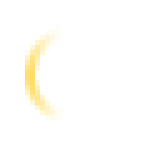
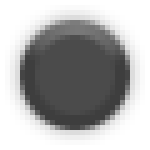
Layer changes from the first (150, 150) image to the second:
added layer "Layer 2" in group "Group 1" over [35, 35, 115, 115]
hid "knob copy" over [25, 25, 125, 125]
added layer "container copy" in group "Group 1" over [20, 20, 130, 130]
